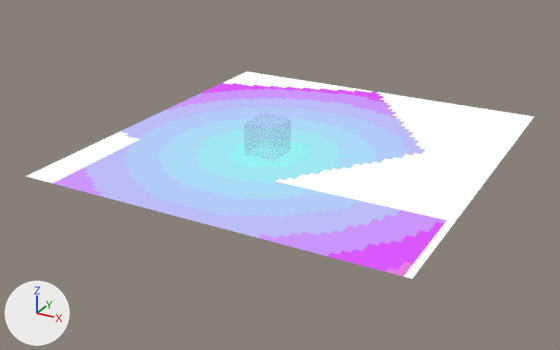
The glTF model docs/models/Elements_Analysis_AnalysisMesh.glb, before and after one commit.
Both versions are drawn from a 50 mm lens placed at (14.54, -13.8, 8.63), pointed at (4.18, 5.05, -0.8). The axes (+X, +Y, +Z) are drawn at lower left. The lights are the same throughout. The picture after the commit comes second. Where no turn or scale is listed for an object, it has been applied to the vertices. Vertices at exactly the same position are counted once.

Objects in the first picture: '133d3ef8-94d3-425b-a28f-6349f2df4cff_mesh', '8e715c76-aafc-48b0-b67e-b9f59f2416e6_mesh'.
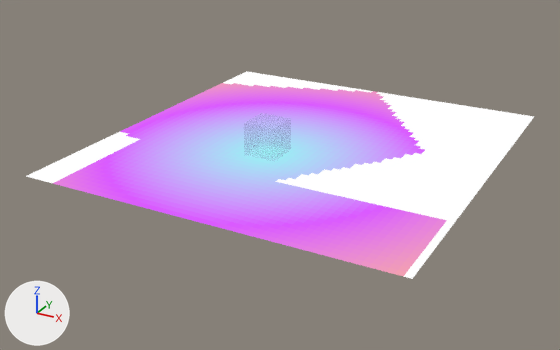
Pixel boxes (x1, y1, x2, y2) of what changed, in the pictures (560 x 350 px):
```json
{"part": 1, "of": "me_8e715c76_aafc_48b0_b67e_b9f59f2416e6_mesh", "change": "recoloured", "before": [84, 98, 425, 238], "after": [84, 98, 425, 238], "on screen": "blue to purple"}
{"part": 2, "of": "me_8e715c76_aafc_48b0_b67e_b9f59f2416e6_mesh", "change": "recoloured", "before": [53, 83, 447, 276], "after": [53, 83, 447, 276]}
{"part": 3, "of": "me_8e715c76_aafc_48b0_b67e_b9f59f2416e6_mesh", "change": "recoloured", "before": [192, 129, 342, 184], "after": [192, 129, 342, 184], "on screen": "cyan to blue"}
{"part": 4, "of": "me_8e715c76_aafc_48b0_b67e_b9f59f2416e6_mesh", "change": "recoloured", "before": [157, 117, 378, 200], "after": [157, 117, 378, 200]}
```

The change, as JSON lines over the scene's bpy script:
```json
{"block": "me_8e715c76_aafc_48b0_b67e_b9f59f2416e6_mesh", "where": "me_8e715c76_aafc_48b0_b67e_b9f59f2416e6_mesh.from_pydata(...)  # 3420 vertices, 6608 faces; spans x -1.05..10.15, y 0.0..11.8, z 0.0"}
{"block": "me_8e715c76_aafc_48b0_b67e_b9f59f2416e6_mesh", "where": "# used by ob_8e715c76_aafc_48b0_b67e_b9f59f2416e6_mesh; location = (0.0, 0.0, 0.0)"}
{"block": "me_8e715c76_aafc_48b0_b67e_b9f59f2416e6_mesh", "change": "me_8e715c76_aafc_48b0_b67e_b9f59f2416e6_mesh part 1: 2074 faces centred in x -0.98..8.69, y 0.07..9.93, z 0.0 are repainted in the vertex colours; the middle colour goes from blue #bcbcf9 to purple #d477fd"}
{"block": "me_8e715c76_aafc_48b0_b67e_b9f59f2416e6_mesh", "change": "me_8e715c76_aafc_48b0_b67e_b9f59f2416e6_mesh part 2: 950 faces centred in x -0.98..9.89, y 0.07..11.73, z 0.0 are repainted in the vertex colours; the middle colour goes from purple #cb95fc to pink #e47de2"}
{"block": "me_8e715c76_aafc_48b0_b67e_b9f59f2416e6_mesh", "change": "me_8e715c76_aafc_48b0_b67e_b9f59f2416e6_mesh part 3: 704 faces centred in x 1.82..6.09, y 2.67..6.73, z 0.0 are repainted in the vertex colours; the middle colour goes from cyan #a0e7f5 to blue #aed3f7"}
{"block": "me_8e715c76_aafc_48b0_b67e_b9f59f2416e6_mesh", "change": "me_8e715c76_aafc_48b0_b67e_b9f59f2416e6_mesh part 4: 730 faces centred in x 0.82..6.89, y 1.67..7.73, z 0.0 are repainted in the vertex colours; the middle colour goes from blue #aadaf6 to blue #c0b3fa"}
```
